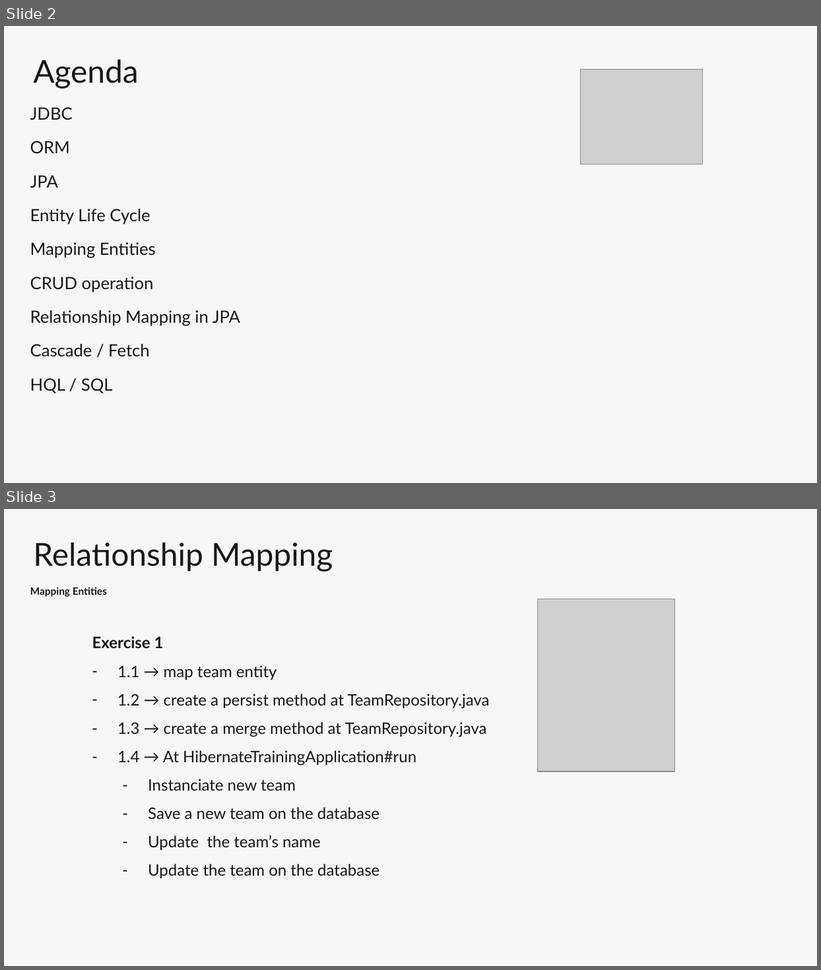
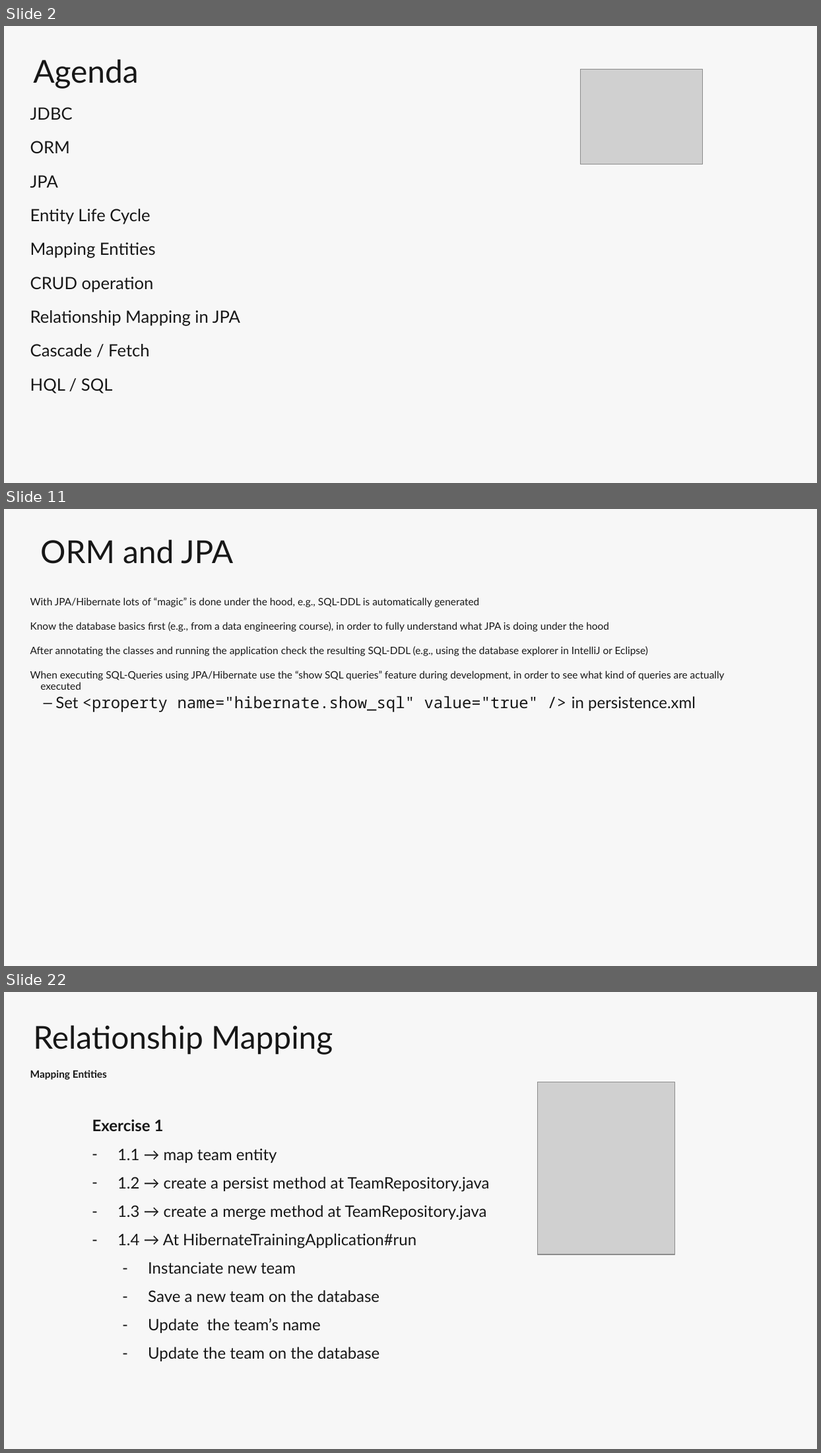
Before and after one commit to marcelsamaruga/hibernate-training, a slide deck: MC-Hibernate_V2.pptx. Shown one above the other, each under a label of ours: slides 2 and 3 before the commit, slides 2, 11 and 22 after it; the slides between them are not shown. The pictures are 821x970 and 821x1453 pixels, drawn with LibreOffice and Linux fonts; fonts in the diff are those of the drawing; grey boxes stand for pictures; background and template pictures are left out. Boxes give left, top, right and bottom in pixels: in the first picture for what was removed or moved away, otherwise in the second. Text is boxed around its words. In the diff, an @@ line names an element or a change of style, - is before the commit and + after.

Commit message:
Adding new version of the PPT

```diff
--- a/MC-Hibernate_V2.pptx
+++ b/MC-Hibernate_V2.pptx
@@ slide 11 added at [4, 509, 817, 966], background #F7F7F7 @@
@@ title added at [40, 539, 233, 564], 28 pt, text #171717 @@
+ORM and JPA
@@ text added at [30, 597, 725, 712], 9 pt, text #171717 @@
+With JPA/Hibernate lots of “magic” is done under the hood, e.g., SQL-DDL is automatically generated
+Know the database basics first (e.g., from a data engineering course), in order to fully understand what JPA is doing under the hood
+After annotating the classes and running the application check the resulting SQL-DDL (e.g., using the database explorer in IntelliJ or Eclipse)
+When executing SQL-Queries using JPA/Hibernate use the “show SQL queries” feature during development, in order to see what kind of queries are actually executed
+  – Set <property name="hibernate.show_sql" value="true" /> in persistence.xml
@@ what was slide 3 is now slide 22 @@
```
Also in this commit, not shown: 18 other slides added.
